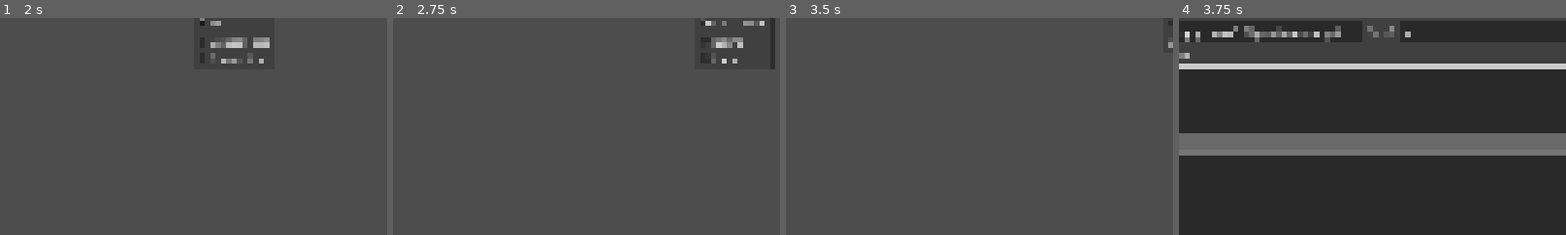
Above: before the commit, frames 1-4 (left to right).
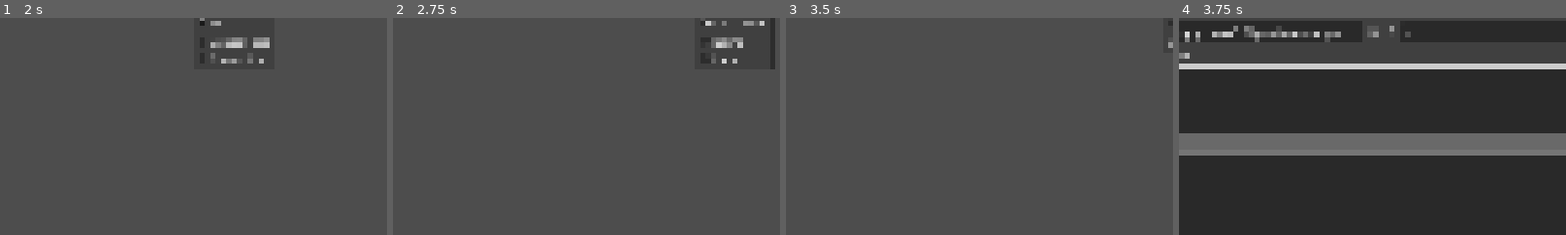
Above: after the commit, the same moments.

Repository: drusin/godot-switcheroo
Game: Godot game, scene res://src/main.tscn
Two runs of this game, one before a commit and one after it. Both use one fixed random seed, a clock stepped at 60 frames per second and the inputs below. The engine's default icon, where the game draws it, is replaced by a stand-in: a white triangle on a blue panel in a dark square.
Inputs (mouse positions are % of the whole screen's width and height, from its top left):
- Up to frame 1 (2 s): click (23, 8) at 0.52 s; type "12" at 0.6 s; click "All" at 1.25 s
- Up to frame 2 (2.75 s): click "Last Used" at 2 s
- Up to frame 3 (3.5 s): click "Desc" at 2.75 s
- Up to frame 4 (3.75 s): click "Import" at 3.5 s
The pictures show only the part of the screen within x 25-75%, y 12-62%; the shares and areas given below are measured in that part.

Frames 1-3 are identical in both runs. In frame 4, 0.2% of the frame differs, in the area x 40-60%, y 3-9%.
Error in both runs: Trying to assign value of type 'Nil' to a variable of type 'Dictionary'. (res://src/autoloads/downloads.gd:29)

Commit message:
New project dialog wip

Diff:
--- a/src/installations/installations_tab.gd
+++ b/src/installations/installations_tab.gd
@@ -44,6 +44,7 @@
 	for installation in INSTALLATIONS.local_versions():
 		var line: InstallationLine = InstallationLineScene.instantiate()
 		line.godot_version = installation
+		line.double_clicked.connect(_on_start_godot_pressed)
 		lines.append(line)
 	Installations.set_content(lines)
 	_set_buttons_state.call_deferred()
--- /dev/null
+++ b/src/projects/new_project_dialog.tscn
@@ -0,0 +1,50 @@
+[gd_scene format=3 uid="uid://vx6tl61c571o"]
+
+[node name="NewProjectDialog" type="ConfirmationDialog"]
+title = "Create New Project"
+initial_position = 2
+size = Vector2i(600, 200)
+visible = true
+
+[node name="VBoxContainer" type="VBoxContainer" parent="."]
+offset_left = 8.0
+offset_top = 8.0
+offset_right = 592.0
+offset_bottom = 151.0
+
+[node name="Label" type="Label" parent="VBoxContainer"]
+layout_mode = 2
+text = "Project Name:"
+
+[node name="HBoxContainer" type="HBoxContainer" parent="VBoxContainer"]
+layout_mode = 2
+
+[node name="Nameedit" type="LineEdit" parent="VBoxContainer/HBoxContainer"]
+layout_mode = 2
+size_flags_horizontal = 3
+
+[node name="CreateFolderButton" type="Button" parent="VBoxContainer/HBoxContainer"]
+layout_mode = 2
+text = "Create Folder"
+
+[node name="Label2" type="Label" parent="VBoxContainer"]
+layout_mode = 2
+text = "Project Path:
+"
+
+[node name="HBoxContainer2" type="HBoxContainer" parent="VBoxContainer"]
+layout_mode = 2
+
+[node name="PathEdit" type="LineEdit" parent="VBoxContainer/HBoxContainer2"]
+layout_mode = 2
+size_flags_horizontal = 3
+
+[node name="BrowseButton" type="Button" parent="VBoxContainer/HBoxContainer2"]
+layout_mode = 2
+text = "Browse"
+
+[node name="BrowseDialog" type="FileDialog" parent="."]
+title = "Open a Directory"
+ok_button_text = "Select Current Folder"
+file_mode = 2
+access = 2
